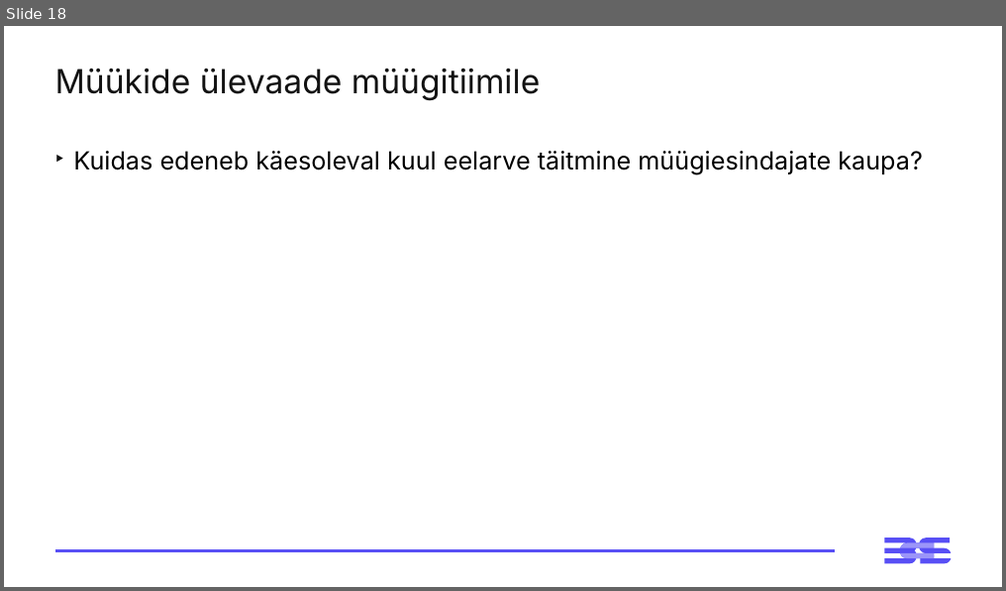
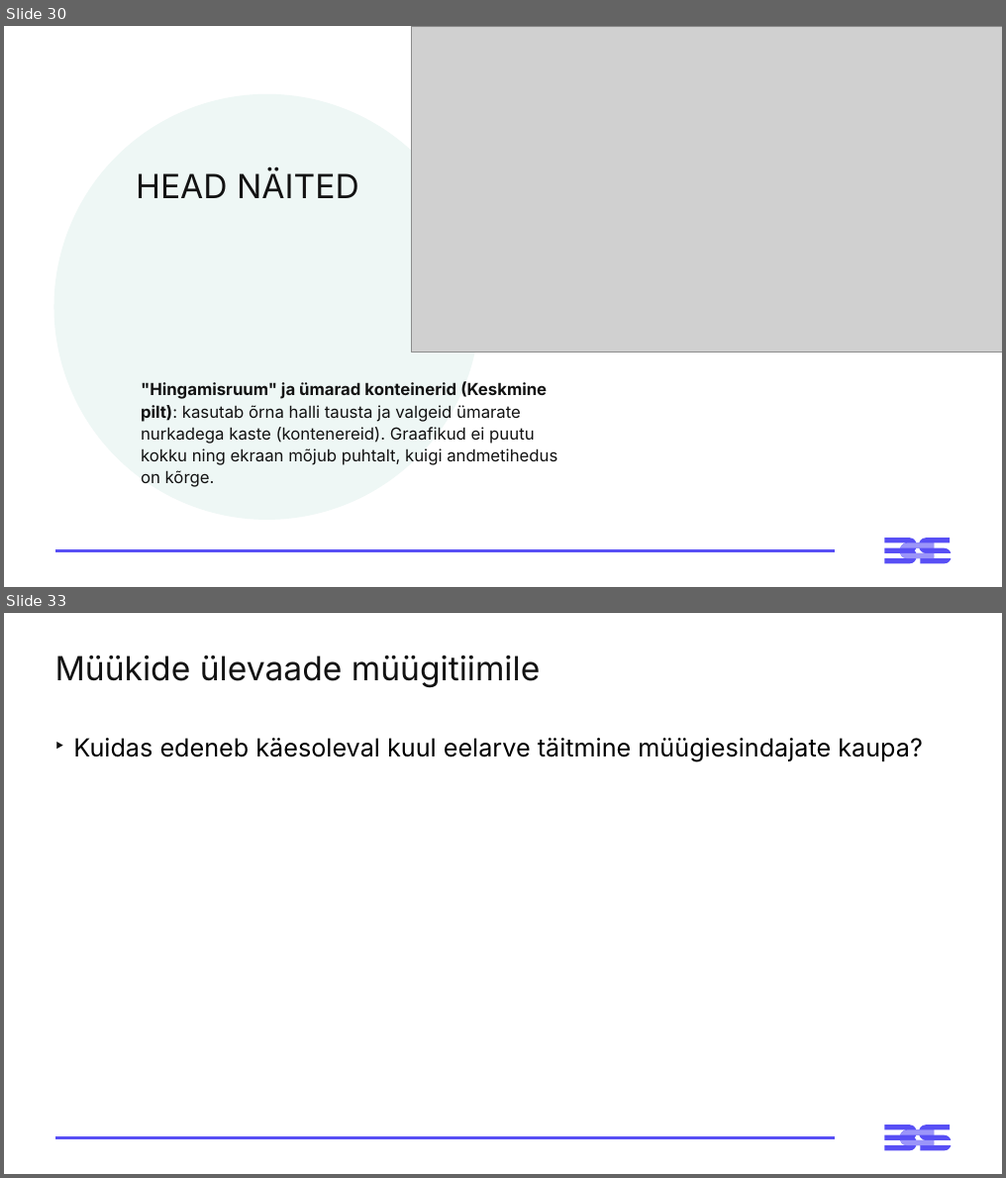
Before and after one commit to emilieabel/andmetarkus, a slide deck: Materjalid/Day3 M Visuaalid Andmelugu/3-paev-andmetarkus-esitlus.pptx. Shown one above the other, each under a label of ours: slide 18 before the commit, slides 30 and 33 after it; the slides between them are not shown. The pictures are 1006x591 and 1006x1178 pixels, drawn with LibreOffice and Linux fonts; fonts in the diff are those of the drawing; grey boxes stand for pictures. Boxes give left, top, right and bottom in pixels: in the first picture for what was removed or moved away, otherwise in the second. Text is boxed around its words. In the diff, an @@ line names an element or a change of style, - is before the commit and + after.

```diff
--- a/Materjalid/Day3 M Visuaalid Andmelugu/3-paev-andmetarkus-esitlus.pptx
+++ b/Materjalid/Day3 M Visuaalid Andmelugu/3-paev-andmetarkus-esitlus.pptx
@@ slide 30 added at [4, 26, 1002, 587], background #FFFFFF; not listed: 3 template elements that a slide beside it also shows @@
@@ picture added at [411, 27, 1002, 352] @@
@@ ellipse added at [54, 94, 480, 520], fill #EEF7F5 @@
@@ title added at [136, 171, 359, 198], 32 pt, text #121212 @@
+HEAD NÄITED
@@ text added at [141, 382, 557, 487], 16 pt, text #121212 @@
+"Hingamisruum" ja ümarad konteinerid (Keskmine pilt): kasutab õrna halli tausta ja valgeid ümarate nurkadega kaste (kontenereid). Graafikud ei puutu kokku ning ekraan mõjub puhtalt, kuigi andmetihedus on kõrge.
@@ what was slide 18 is now slide 33 @@
```
Also in this commit, not shown: 1 slide changed, 14 other slides added, 1 other file.
